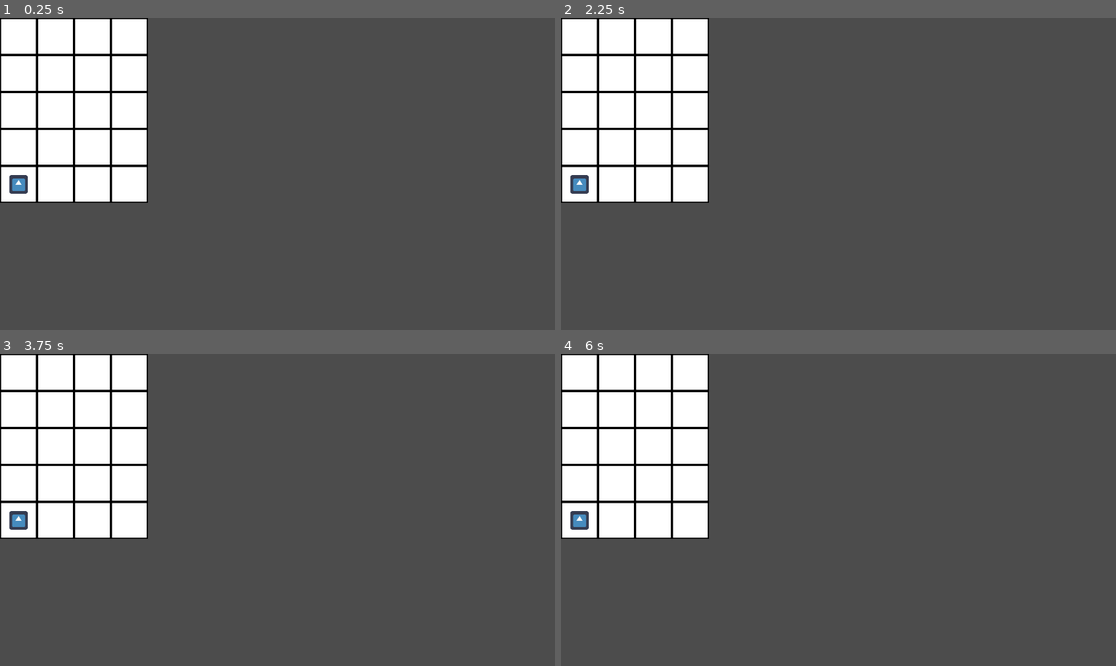
Above: before the commit, frames 1-4 (two rows, left to right).
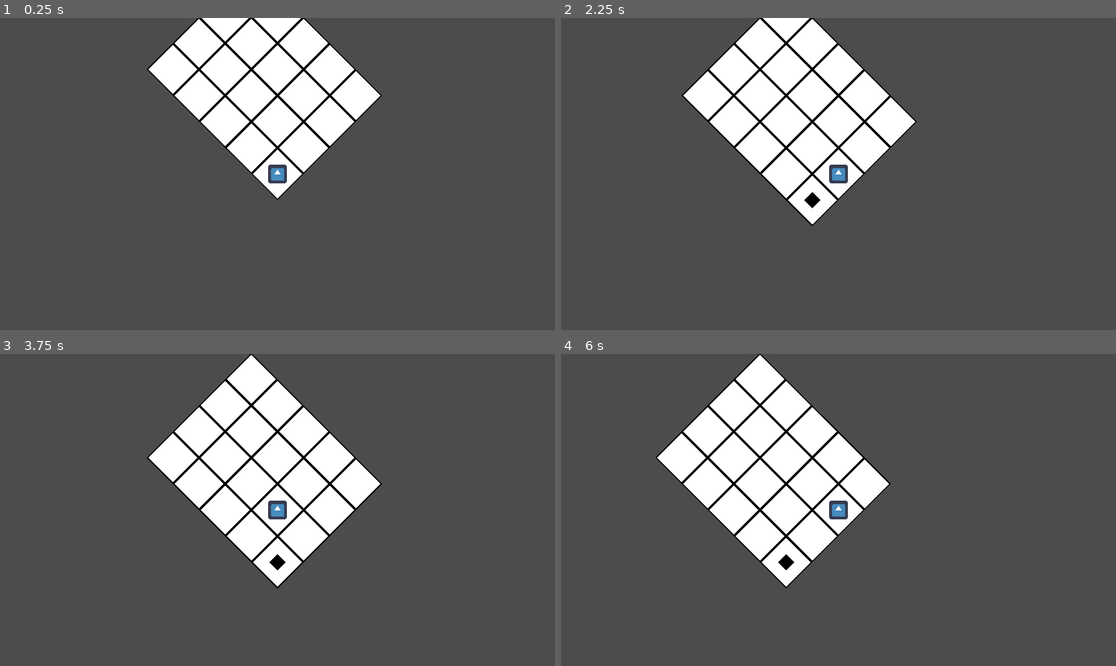
Above: after the commit, the same moments.

Repository: JonasAAA/GGJ2023
Game: Godot game, scene res://Main.tscn
Same seed, same stepped clock (60 frames per second), same inputs: the game is played once before the commit and once after it. The engine's default icon, where the game draws it, is replaced by a stand-in: a white triangle on a blue panel in a dark square.
Inputs:
- Up to frame 1 (0.25 s): no input
- Up to frame 2 (2.25 s): tap Enter at 0.5, 2 s; hold Right (move_right) 0.53-1.28 s; tap Space at 1.25 s; hold Down (move_back) 1.28-2.03 s; hold Right (move_right) from 2.03 s (still down)
- Up to frame 3 (3.75 s): tap Space at 2.75 s; tap Enter at 3.5 s; release Right (move_right) at 3.53 s; hold Left (move_left) from 3.53 s (still down)
- Up to frame 4 (6 s): tap Space at 4.25 s; release Left (move_left) at 5.03 s; hold Down (move_back) 5.03-5.78 s; hold Right (move_right) from 5.78 s (still down)

The runs differ from the first frame. In frame 1, 29% of the frame differs, in the area x 0-69%, y 0-60%; in frame 2, 30%; in frame 3, 31%, in the area x 0-69%, y 0-76%; in frame 4, 28%.

Commit message:
some movement and some sound

Diff:
--- a/Main.gd
+++ b/Main.gd
@@ -1,20 +1,60 @@
 extends Node
 
+var A_musical_phrases: Array
+var B_musical_phrases: Array
+
+export var max_num_musical_phrases = 100
+
+var playerMapPosHistory: PoolVector2Array
+
 func _ready() -> void:
-	start_level()
+	start_level(1)
 
-func start_level() -> void:
-	$TileMap.generate_grid()
-	$Player.set_start_pos($TileMap.get_player_start_pos())
+func load_musical_phrases(level_num: int, name: String) -> Array:
+	var musical_phrases = []
+	for i in max_num_musical_phrases:
+		var file_name = "res://Music/level" + str(level_num).pad_zeros(2) + "/" + name + "/" + str(i + 1).pad_zeros(2) + ".wav"
+		var musical_phrase = load(file_name)
+		if musical_phrase == null:
+			break
+		musical_phrases.append(musical_phrase)
+	return musical_phrases
+
+func start_level(level_num: int) -> void:
+	$TileMap.initialize()
+#	playerMapPosHistory
+	$Player.initialize($TileMap.get_player_start_pos())
+	A_musical_phrases = load_musical_phrases(level_num, 'A')
+	B_musical_phrases = load_musical_phrases(level_num, 'B')
+	assert(len(A_musical_phrases) == len(B_musical_phrases))
 
 func _process(delta: float) -> void:
 	if Input.is_action_just_pressed("move_left"):
-		pass
+		try_move_player($TileMap.try_move_player_left($Player.position), 2)
 	if Input.is_action_just_pressed("move_right"):
-		pass
+		try_move_player($TileMap.try_move_player_right($Player.position), 2)
 	if Input.is_action_just_pressed("move_back"):
-		pass
+		try_move_player($TileMap.try_move_player_back($Player.position), 2)
+	$Camera2D.position = $Player.position
+
+func try_move_player(destin: Vector2, duration: float) -> void:
+	if destin == $Player.position:
+		return
+	if $Player.is_moving:
+		return
+	$Player.position = destin
+
+func _on_Player_body_entered(body: Node) -> void:
+	if body is TileMap:
+		var journey_length = $TileMap.get_journey_length($Player.position)
+		print(journey_length)
+		if journey_length > 0:
+			var audio_player = AudioStreamPlayer.new()
+			audio_player.stream = A_musical_phrases[journey_length - 1]
+			audio_player.play()
+			add_child(audio_player)
 
 
-func _on_Player_body_entered(body: Node) -> void:
+
+func _on_Player_body_exited(body: Node) -> void:
 	pass
--- a/Main.tscn
+++ b/Main.tscn
@@ -1,14 +1,28 @@
-[gd_scene load_steps=4 format=2]
+[gd_scene load_steps=5 format=2]
 
 [ext_resource path="res://TileMap.tscn" type="PackedScene" id=1]
 [ext_resource path="res://Player.tscn" type="PackedScene" id=2]
 [ext_resource path="res://Main.gd" type="Script" id=3]
 
+[sub_resource type="AudioStreamSample" id=1]
+
 [node name="Main" type="Node"]
 script = ExtResource( 3 )
 
 [node name="TileMap" parent="." instance=ExtResource( 1 )]
+show_collision = true
 
 [node name="Player" parent="." instance=ExtResource( 2 )]
 
+[node name="PlayerStopMoving" type="Timer" parent="."]
+
+[node name="Camera2D" type="Camera2D" parent="."]
+rotation = 0.785398
+rotating = true
+current = true
+
+[node name="AudioStreamPlayer" type="AudioStreamPlayer" parent="."]
+stream = SubResource( 1 )
+
 [connection signal="body_entered" from="Player" to="." method="_on_Player_body_entered"]
+[connection signal="body_exited" from="Player" to="." method="_on_Player_body_exited"]
--- a/Player.gd
+++ b/Player.gd
@@ -1,4 +1,10 @@
 extends Area2D
 
-func set_start_pos(start_pos: Vector2) -> void:
+var is_moving: bool
+
+func _ready() -> void:
+	rotation = PI / 4
+
+func initialize(start_pos: Vector2) -> void:
 	position = start_pos
+	is_moving = false
--- a/TileMap.gd
+++ b/TileMap.gd
@@ -10,29 +10,68 @@
 		tile_state = start_tile_state
 		tile_id = start_tile_id
 
-
 var matrix: Array
+var unseen_tile_id: int
+var start_tile_id: int
 const grid_width = 4
 const grid_height = 5
+const player_start_pos = Vector2(0, grid_height - 1)
+var last_player_abs_pos: Vector2
+var can_move_back: bool
 
-func generate_grid() -> void:
-	var tile_id = tile_set.find_tile_by_name("basic tile set.png 4")
-	assert(tile_id != TileMap.INVALID_CELL)
+func set_tile(position: Vector2, tile_state: int, tile_id: int) -> void:
+	matrix[position.x][position.y] = Tile.new(tile_state, tile_id)
+	set_cellv(position, tile_id)
+
+func initialize() -> void:
+	unseen_tile_id = tile_set.find_tile_by_name("basic tile set.png 4")
+	assert(unseen_tile_id != TileMap.INVALID_CELL)
+
+	start_tile_id = tile_set.find_tile_by_name("basic tile set.png 3")
+	assert(start_tile_id != TileMap.INVALID_CELL)
 
 	matrix = []
 	for i in grid_width:
 		matrix.append([])
 		for j in grid_height:
-			matrix[i].append(Tile.new(TILE_STATE.UNSEEN, tile_id))
-			set_cell(i, j, matrix[i][j].tile_id)
+			matrix[i].append(null)
+			set_tile(Vector2(i, j), TILE_STATE.UNSEEN, unseen_tile_id)
+	set_tile(player_start_pos, TILE_STATE.AVAILABLE, start_tile_id)
+
+	can_move_back = false
+	last_player_abs_pos = tile_to_abs_pos(player_start_pos)
 
 func get_player_start_pos() -> Vector2:
-	return to_global(map_to_world(Vector2(0, grid_height - 1)) + cell_size / 2)
+	return last_player_abs_pos
 
-func _process(delta: float) -> void:
-	if Input.is_action_just_pressed("move_left"):
-		pass
-	if Input.is_action_just_pressed("move_right"):
-		pass
-	if Input.is_action_just_pressed("move_back"):
-		pass
+func tile_to_abs_pos(tile_pos: Vector2) -> Vector2:
+	return to_global(map_to_world(tile_pos) + cell_size / 2)
+
+func abs_pos_to_tile(abs_pos: Vector2) -> Vector2:
+	return world_to_map(abs_pos - cell_size / 2)
+
+func try_move_player_left(player_abs_pos: Vector2) -> Vector2:
+	can_move_back = true
+	last_player_abs_pos = player_abs_pos
+	return player_abs_pos + Vector2(0, -cell_size.y)
+
+func try_move_player_right(player_abs_pos: Vector2) -> Vector2:
+	can_move_back = true
+	last_player_abs_pos = player_abs_pos
+	return player_abs_pos + Vector2(cell_size.x, 0)
+
+func try_move_player_back(player_abs_pos: Vector2) -> Vector2:
+	if not can_move_back:
+		return player_abs_pos
+	can_move_back = false
+	return last_player_abs_pos
+
+func abs_int(value: int) -> int:
+	if value > 0:
+		return value
+	else:
+		return -value
+
+func get_journey_length(player_abs_pos: Vector2) -> int:
+	var player_tile_pos = abs_pos_to_tile(player_abs_pos)
+	return abs_int(player_tile_pos.x - player_start_pos.x) + abs_int(player_tile_pos.y - player_start_pos.y)
--- a/TileMap.tscn
+++ b/TileMap.tscn
@@ -1,7 +1,28 @@
-[gd_scene load_steps=4 format=2]
+[gd_scene load_steps=11 format=2]
 
 [ext_resource path="res://TileMap.gd" type="Script" id=1]
 [ext_resource path="res://basic tile set.png" type="Texture" id=2]
+
+[sub_resource type="ConvexPolygonShape2D" id=2]
+points = PoolVector2Array( 128, 128, 0, 128, 0, 0, 128, 0 )
+
+[sub_resource type="ConvexPolygonShape2D" id=3]
+points = PoolVector2Array( 0, 0, 128, 0, 128, 128, 0, 128 )
+
+[sub_resource type="ConvexPolygonShape2D" id=4]
+points = PoolVector2Array( 128, 128, 0, 128, 0, 0, 128, 0 )
+
+[sub_resource type="ConvexPolygonShape2D" id=5]
+points = PoolVector2Array( 128, 128, 0, 128, 0, 0, 128, 0 )
+
+[sub_resource type="ConvexPolygonShape2D" id=6]
+points = PoolVector2Array( 128, 128, 0, 128, 0, 0, 128, 0 )
+
+[sub_resource type="ConvexPolygonShape2D" id=7]
+points = PoolVector2Array( 0, 0, 128, 0, 128, 128, 0, 128 )
+
+[sub_resource type="ConvexPolygonShape2D" id=8]
+points = PoolVector2Array( 0, 0, 128, 0, 128, 128, 0, 128 )
 
 [sub_resource type="TileSet" id=1]
 0/name = "basic tile set.png 0"
@@ -14,9 +35,22 @@
 0/navigation_offset = Vector2( 0, 0 )
 0/shape_offset = Vector2( 0, 0 )
 0/shape_transform = Transform2D( 1, 0, 0, 1, 0, 0 )
+0/shape = SubResource( 2 )
 0/shape_one_way = false
-0/shape_one_way_margin = 0.0
-0/shapes = [  ]
+0/shape_one_way_margin = 1.0
+0/shapes = [ {
+"autotile_coord": Vector2( 0, 0 ),
+"one_way": false,
+"one_way_margin": 1.0,
+"shape": SubResource( 2 ),
+"shape_transform": Transform2D( 1, 0, 0, 1, 0, 0 )
+}, {
+"autotile_coord": Vector2( 0, 0 ),
+"one_way": false,
+"one_way_margin": 1.0,
+"shape": SubResource( 3 ),
+"shape_transform": Transform2D( 1, 0, 0, 1, 0, 0 )
+} ]
 0/z_index = 0
 1/name = "basic tile set.png 1"
 1/texture = ExtResource( 2 )
@@ -28,9 +62,16 @@
 1/navigation_offset = Vector2( 0, 0 )
 1/shape_offset = Vector2( 0, 0 )
 1/shape_transform = Transform2D( 1, 0, 0, 1, 0, 0 )
+1/shape = SubResource( 4 )
 1/shape_one_way = false
-1/shape_one_way_margin = 0.0
-1/shapes = [  ]
+1/shape_one_way_margin = 1.0
+1/shapes = [ {
+"autotile_coord": Vector2( 0, 0 ),
+"one_way": false,
+"one_way_margin": 1.0,
+"shape": SubResource( 4 ),
+"shape_transform": Transform2D( 1, 0, 0, 1, 0, 0 )
+} ]
 1/z_index = 0
 2/name = "basic tile set.png 2"
 2/texture = ExtResource( 2 )
@@ -42,9 +83,16 @@
 2/navigation_offset = Vector2( 0, 0 )
 2/shape_offset = Vector2( 0, 0 )
 2/shape_transform = Transform2D( 1, 0, 0, 1, 0, 0 )
+2/shape = SubResource( 5 )
 2/shape_one_way = false
-2/shape_one_way_margin = 0.0
-2/shapes = [  ]
+2/shape_one_way_margin = 1.0
+2/shapes = [ {
+"autotile_coord": Vector2( 0, 0 ),
+"one_way": false,
+"one_way_margin": 1.0,
+"shape": SubResource( 5 ),
+"shape_transform": Transform2D( 1, 0, 0, 1, 0, 0 )
+} ]
 2/z_index = 0
 3/name = "basic tile set.png 3"
 3/texture = ExtResource( 2 )
@@ -56,9 +104,22 @@
 3/navigation_offset = Vector2( 0, 0 )
 3/shape_offset = Vector2( 0, 0 )
 3/shape_transform = Transform2D( 1, 0, 0, 1, 0, 0 )
+3/shape = SubResource( 6 )
 3/shape_one_way = false
-3/shape_one_way_margin = 0.0
-3/shapes = [  ]
+3/shape_one_way_margin = 1.0
+3/shapes = [ {
+"autotile_coord": Vector2( 0, 0 ),
+"one_way": false,
+"one_way_margin": 1.0,
+"shape": SubResource( 6 ),
+"shape_transform": Transform2D( 1, 0, 0, 1, 0, 0 )
+}, {
+"autotile_coord": Vector2( 0, 0 ),
+"one_way": false,
+"one_way_margin": 1.0,
+"shape": SubResource( 7 ),
+"shape_transform": Transform2D( 1, 0, 0, 1, 0, 0 )
+} ]
 3/z_index = 0
 4/name = "basic tile set.png 4"
 4/texture = ExtResource( 2 )
@@ -70,14 +131,22 @@
 4/navigation_offset = Vector2( 0, 0 )
 4/shape_offset = Vector2( 0, 0 )
 4/shape_transform = Transform2D( 1, 0, 0, 1, 0, 0 )
+4/shape = SubResource( 8 )
 4/shape_one_way = false
-4/shape_one_way_margin = 0.0
-4/shapes = [  ]
+4/shape_one_way_margin = 1.0
+4/shapes = [ {
+"autotile_coord": Vector2( 0, 0 ),
+"one_way": false,
+"one_way_margin": 1.0,
+"shape": SubResource( 8 ),
+"shape_transform": Transform2D( 1, 0, 0, 1, 0, 0 )
+} ]
 4/z_index = 0
 
 [node name="TileMap" type="TileMap"]
 tile_set = SubResource( 1 )
 cell_size = Vector2( 128, 128 )
 cell_custom_transform = Transform2D( 128, 0, 0, 128, 0, 0 )
+cell_tile_origin = 1
 format = 1
 script = ExtResource( 1 )
Not shown, changed: Music/level01/A/01.wav.import
Not shown, changed: Music/level01/A/02.wav.import
Not shown, changed: Music/level01/A/03.wav.import
Not shown, changed: Music/level01/A/04.wav.import
Not shown, changed: Music/level01/A/05.wav.import
Not shown, changed: Music/level01/A/06.wav.import
Not shown, changed: Music/level01/A/07.wav.import
Not shown, changed: Music/level01/A/08.wav.import
Not shown, changed: Music/level01/B/01.wav.import
Not shown, changed: Music/level01/B/02.wav.import
Not shown, changed: Music/level01/B/03.wav.import
Not shown, changed: Music/level01/B/04.wav.import
(and 20 more such lines)
